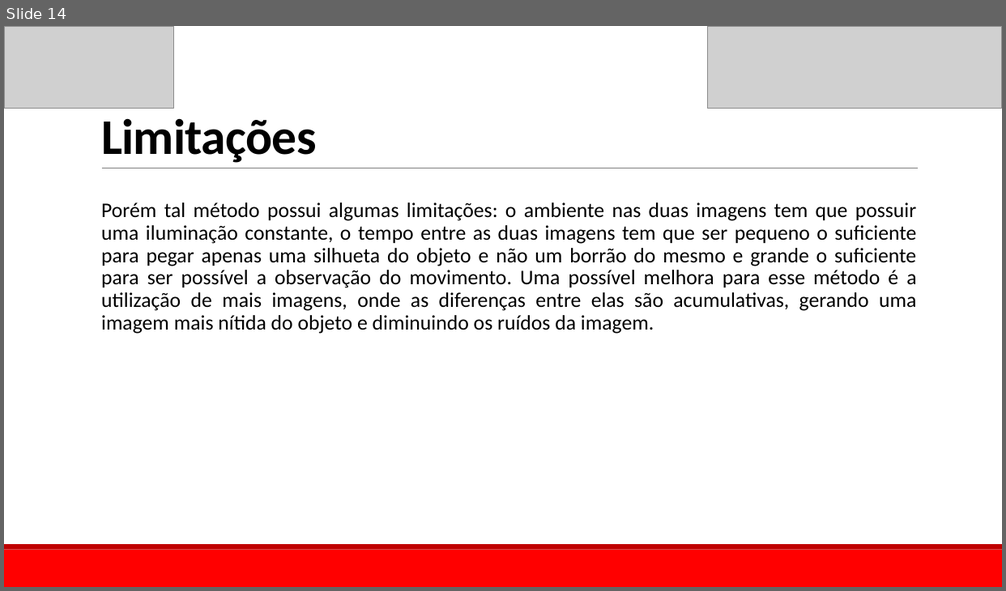
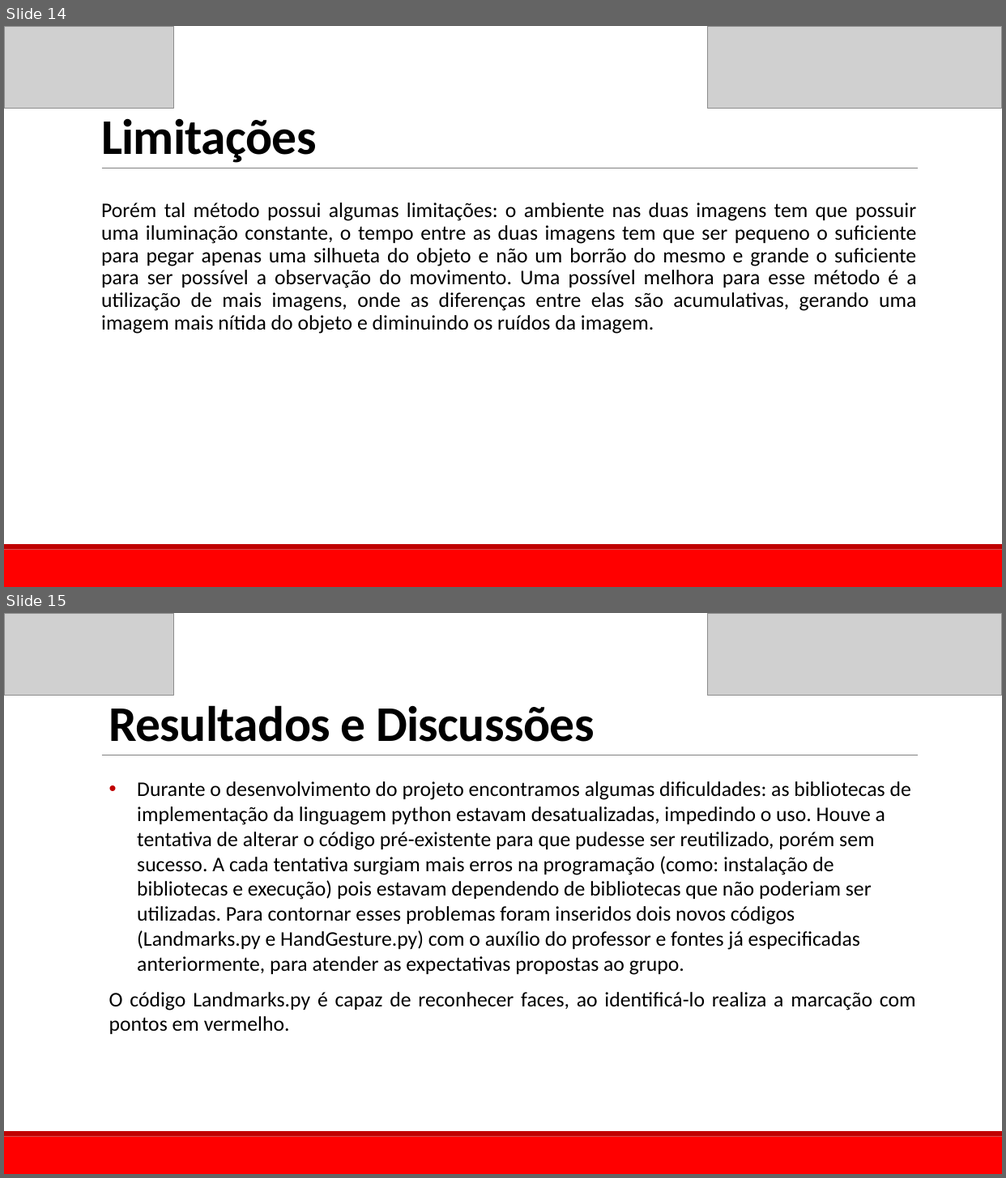
Before and after one commit to Fatequino/Fatequino, a slide deck: Visão/Documentação/Projeto_Fatequino_-_Visão.pptx. Shown one above the other, each under a label of ours: slide 14 before the commit, slides 14 and 15 after it. The pictures are 1006x591 and 1006x1178 pixels, drawn with LibreOffice and Linux fonts; fonts in the diff are those of the drawing; grey boxes stand for pictures. Boxes give left, top, right and bottom in pixels: in the first picture for what was removed or moved away, otherwise in the second. Text is boxed around its words. In the diff, an @@ line names an element or a change of style, - is before the commit and + after.

```diff
--- a/Visão/Documentação/Projeto_Fatequino_-_Visão.pptx
+++ b/Visão/Documentação/Projeto_Fatequino_-_Visão.pptx
@@ slide 15 added at <box>4,613,1002,1174</box>, background #FFFFFF; not listed: 3 template elements that a slide beside it also shows @@
@@ picture added at <box>4,613,174,696</box> @@
@@ picture added at <box>708,613,1002,696</box> @@
@@ title added at <box>109,705,594,742</box>, 48 pt, text #000000, bold @@
+Resultados e Discussões
@@ text added at <box>109,781,916,1034</box>, 20 pt, text #000000 @@
+• Durante o desenvolvimento do projeto encontramos algumas dificuldades: as bibliotecas de implementação da linguagem python estavam desatualizadas, impedindo o uso. Houve a tentativa de alterar o código pré-existente para que pudesse ser reutilizado, porém sem sucesso. A cada tentativa surgiam mais erros na programação (como: instalação de bibliotecas e execução) pois estavam dependendo de bibliotecas que não poderiam ser utilizadas. Para contornar esses problemas foram inseridos dois novos códigos (Landmarks.py e HandGesture.py) com o auxílio do professor e fontes já especificadas anteriormente, para atender as expectativas propostas ao grupo.
+O código Landmarks.py é capaz de reconhecer faces, ao identificá-lo realiza a marcação com pontos em vermelho.
```
Also in this commit, not shown: 6 slides changed, 4 other slides added, 1 slide removed, 5 other files.
